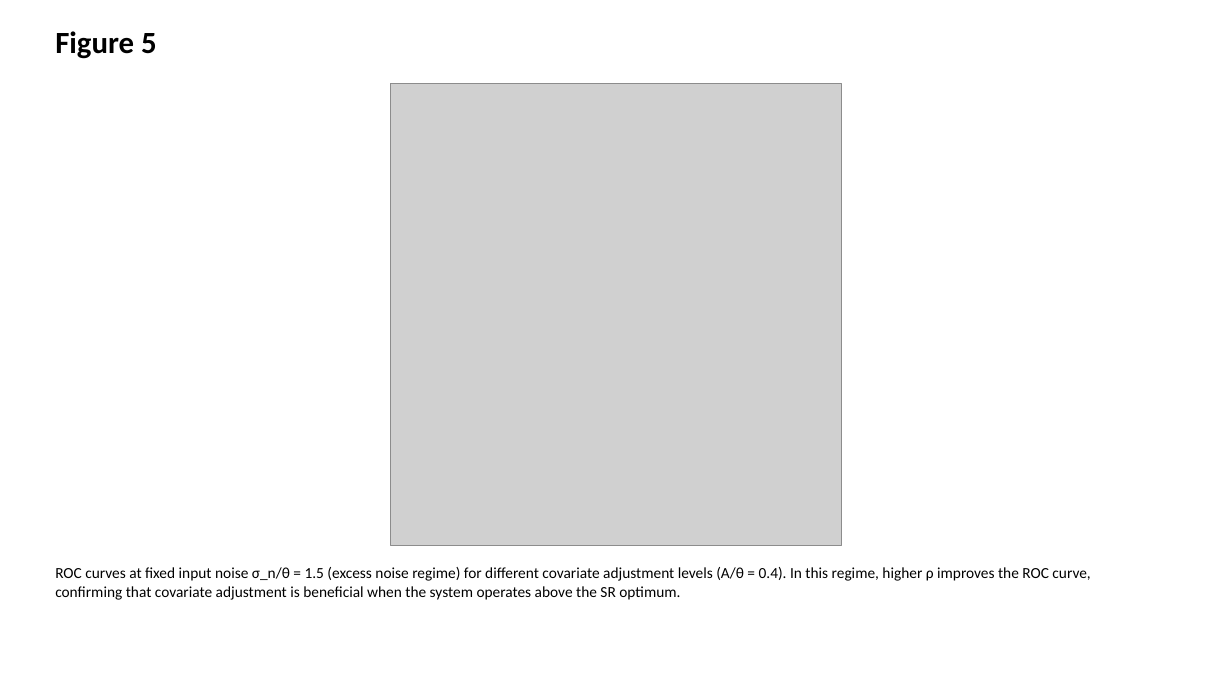
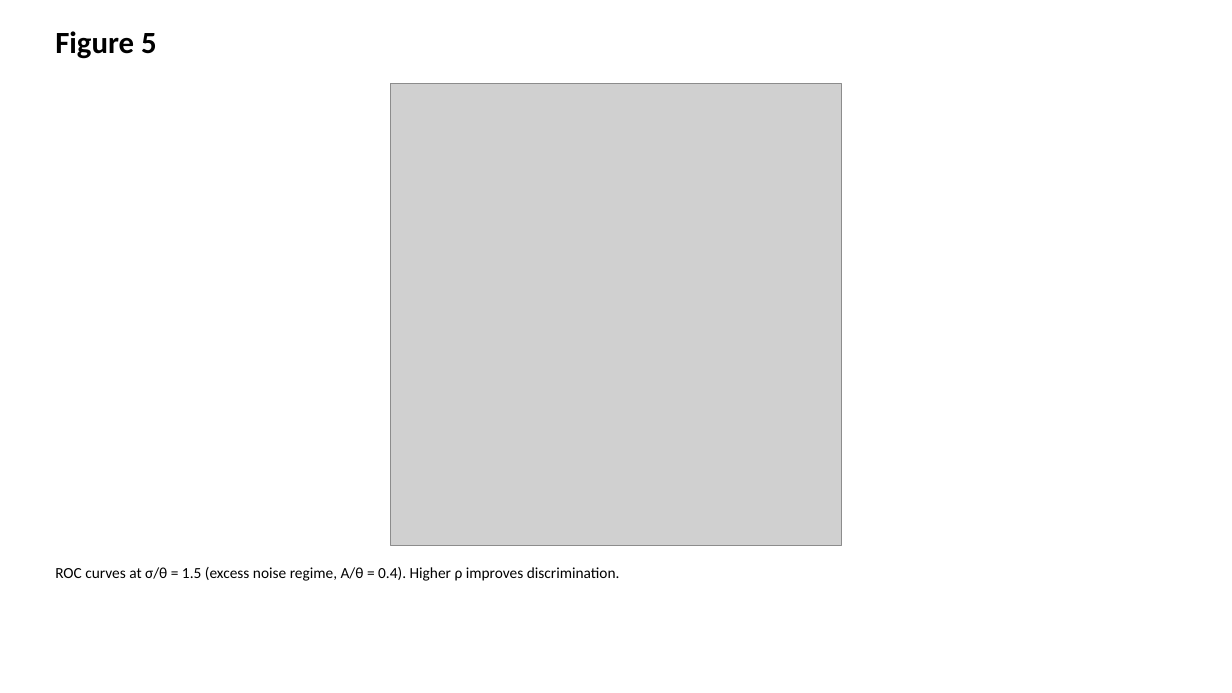
Before and after one commit to bougtoir/heat-accidents-mortality, a slide deck: slide 5 of sr_ancova_framework/pre_submission/figures.pptx. Drawn at 1232x693 pixels with LibreOffice and Linux fonts; fonts in the diff are those of the drawing; grey boxes stand for pictures. Boxes give left, top, right and bottom in pixels: in the first picture for what was removed or moved away, otherwise in the second. Text is boxed around its words. In the diff, an @@ line names an element or a change of style, - is before the commit and + after.

```diff
--- a/sr_ancova_framework/pre_submission/figures.pptx
+++ b/sr_ancova_framework/pre_submission/figures.pptx
@@ text at box(55, 567, 620, 581): text changed @@
-ROC curves at fixed input noise σ_n/θ = 1.5 (excess noise regime) for different covariate adjustment levels (A/θ = 0.4). In this regime, higher ρ improves the ROC curve, confirming that covariate adjustment is beneficial when the system operates above the SR optimum.
+ROC curves at σ/θ = 1.5 (excess noise regime, A/θ = 0.4). Higher ρ improves discrimination.
```
Also in this commit, not shown: 5 other slides changed, 1 slide added, 1 slide removed, 7 other files.
